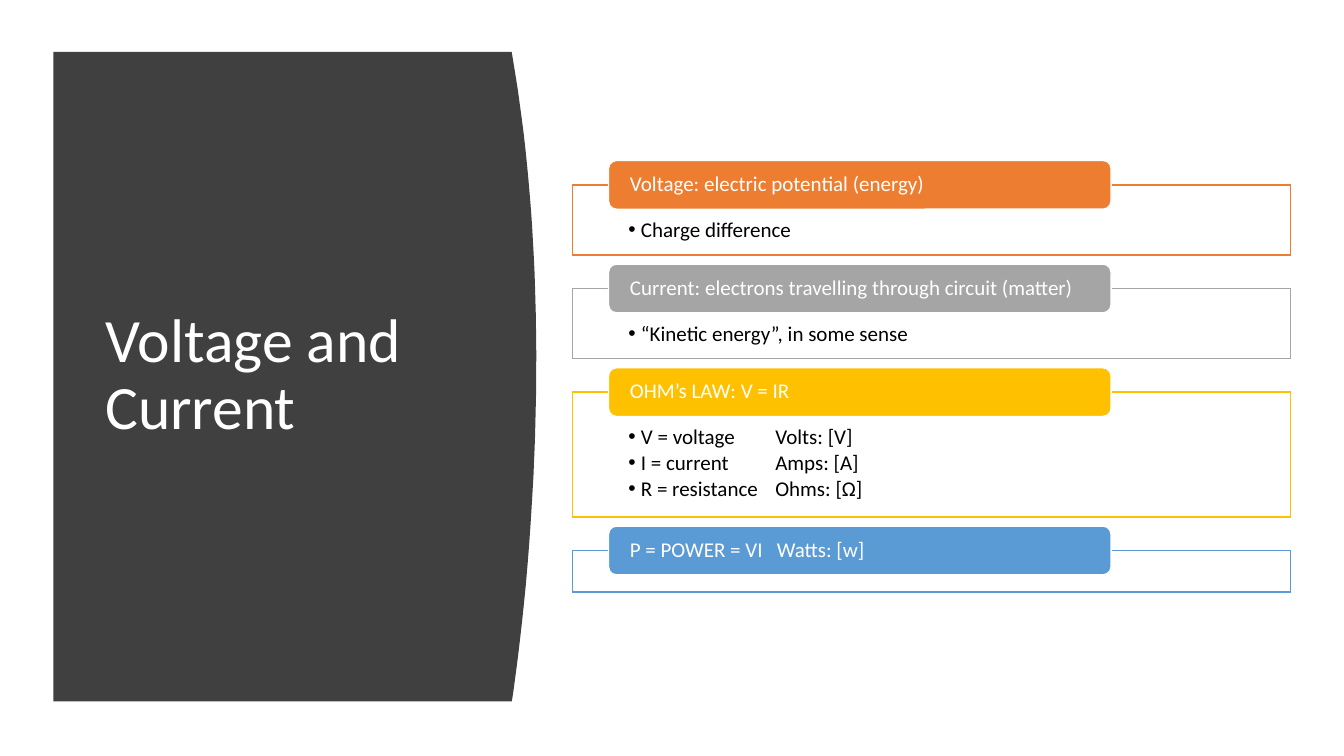
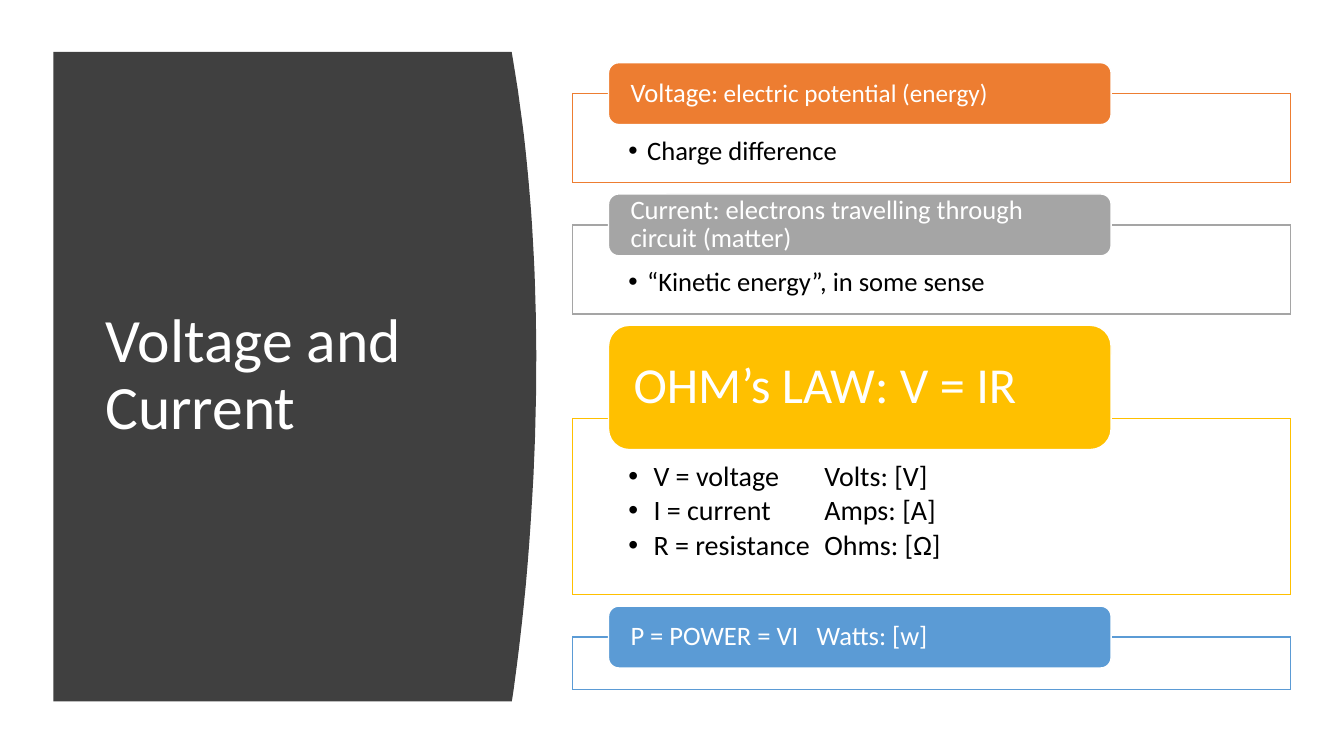
Before and after one commit to Runtime-Learner/McGill-BattleBots-Club, a slide deck: slide 3 of ECSE/Workshop-1/workshop1.pptx. Drawn at 1344x756 pixels with LibreOffice and Linux fonts; fonts in the diff are those of the drawing. Boxes give left, top, right and bottom in pixels: in the first picture for what was removed or moved away, otherwise in the second. Text is boxed around its words. In the diff, an @@ line names an element or a change of style, - is before the commit and + after.

```diff
--- a/ECSE/Workshop-1/workshop1.pptx
+++ b/ECSE/Workshop-1/workshop1.pptx
@@ rounded rectangle: place and size @@
-rounded rectangle at (609, 160, 1112, 209)
+rounded rectangle at (609, 63, 1112, 124)
@@ text "Voltage: electric potential (energy)": place and size @@
-text "Voltage: electric potential (energy)" at (630, 176, 924, 195)
+text "Voltage: electric potential (energy)" at (631, 83, 987, 107)
@@ text "Voltage: electric potential (energy)" at (631, 83, 987, 107): size 15 to 19 pt in "Voltage:"; size 15 to 18 pt in "Voltage: electric potential (energy)"; more space between paragraphs @@
@@ text "Charge difference" at (647, 141, 837, 165): size 15 to 19 pt; indent changed @@
@@ text "Charge difference": place and size @@
-text "Charge difference" at (641, 222, 791, 241)
+text "Charge difference" at (647, 141, 837, 165)
@@ rectangle: place and size @@
-rectangle at (573, 185, 1291, 255)
+rectangle at (573, 94, 1291, 182)
@@ rounded rectangle: place and size @@
-rounded rectangle at (609, 264, 1112, 313)
+rounded rectangle at (609, 194, 1112, 255)
@@ text "Current: electrons travelling through circuit ...": place and size @@
-text "Current: electrons travelling through circuit ..." at (630, 280, 1072, 299)
+text "Current: electrons travelling through circuit ..." at (631, 200, 1023, 250)
@@ text "Current: electrons travelling through circuit ..." at (631, 200, 1023, 250): size 15 to 19 pt; more space between paragraphs @@
@@ text "“Kinetic energy”, in some sense": place and size @@
-text "“Kinetic energy”, in some sense" at (641, 326, 907, 345)
+text "“Kinetic energy”, in some sense" at (647, 272, 985, 296)
@@ text "“Kinetic energy”, in some sense" at (647, 272, 985, 296): size 15 to 19 pt; indent changed @@
@@ rectangle: place and size @@
-rectangle at (573, 288, 1291, 359)
+rectangle at (573, 225, 1291, 314)
@@ rounded rectangle: place and size @@
-rounded rectangle at (609, 368, 1112, 416)
+rounded rectangle at (609, 326, 1112, 450)
@@ text "OHM’s LAW: V = IR": place and size @@
-text "OHM’s LAW: V = IR" at (630, 383, 790, 398)
+text "OHM’s LAW: V = IR" at (634, 367, 1016, 404)
@@ text "OHM’s LAW: V = IR" at (634, 367, 1016, 404): size 15 to 36 pt; more space between paragraphs @@
@@ text "V = voltage Volts: [V]": place and size @@
-text "V = voltage Volts: [V]" at (641, 428, 863, 499)
+text "V = voltage Volts: [V]" at (654, 465, 941, 559)
@@ text "V = voltage Volts: [V]" at (654, 465, 941, 559): size 15 to 20 pt; indent changed @@
@@ rectangle: place and size @@
-rectangle at (573, 392, 1291, 517)
+rectangle at (573, 418, 1291, 595)
@@ rounded rectangle: place and size @@
-rounded rectangle at (609, 526, 1112, 575)
+rounded rectangle at (609, 606, 1112, 667)
@@ text "P = POWER = VI ..." at (631, 626, 927, 649): size 15 to 19 pt; more space between paragraphs @@
@@ text "P = POWER = VI ...": place and size @@
-text "P = POWER = VI ..." at (630, 542, 864, 560)
+text "P = POWER = VI ..." at (631, 626, 927, 649)
@@ rectangle: place and size @@
-rectangle at (573, 551, 1291, 592)
+rectangle at (573, 637, 1291, 690)
```
Also in this commit, not shown: 2 other slides changed, 3 other files.
